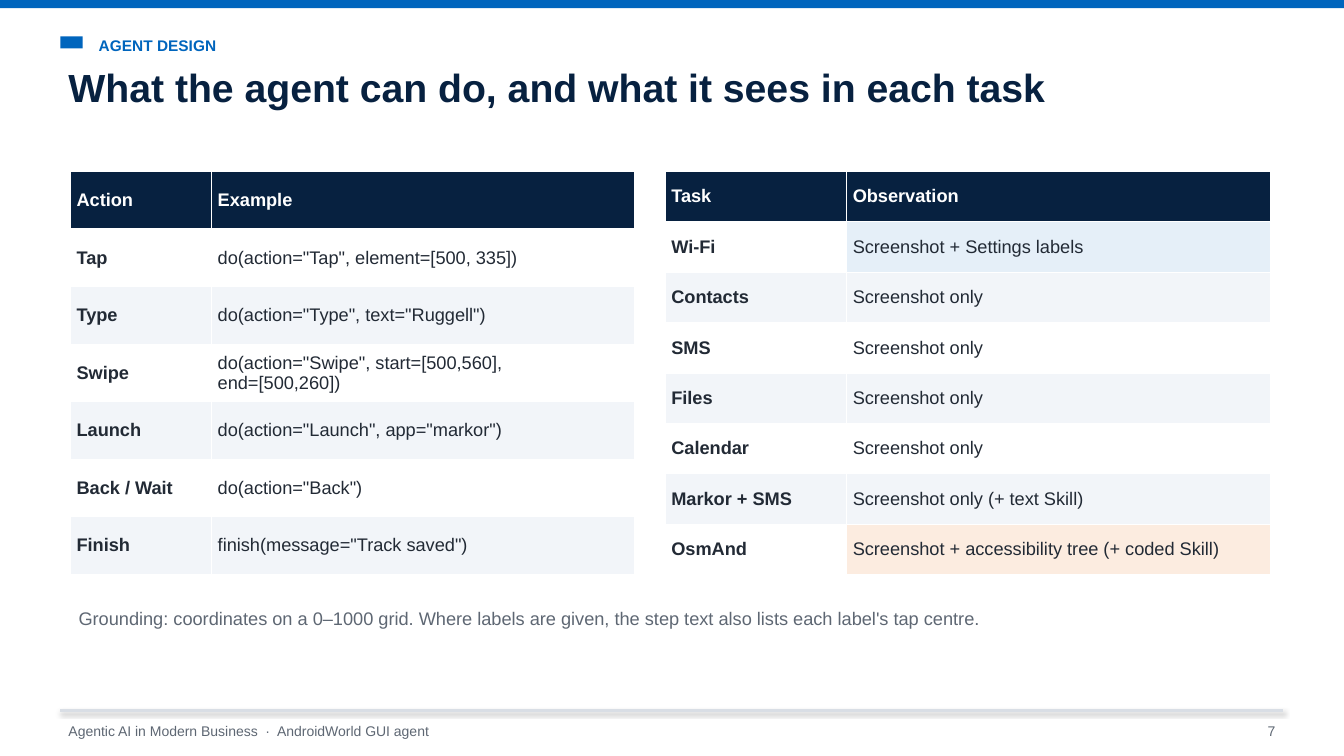
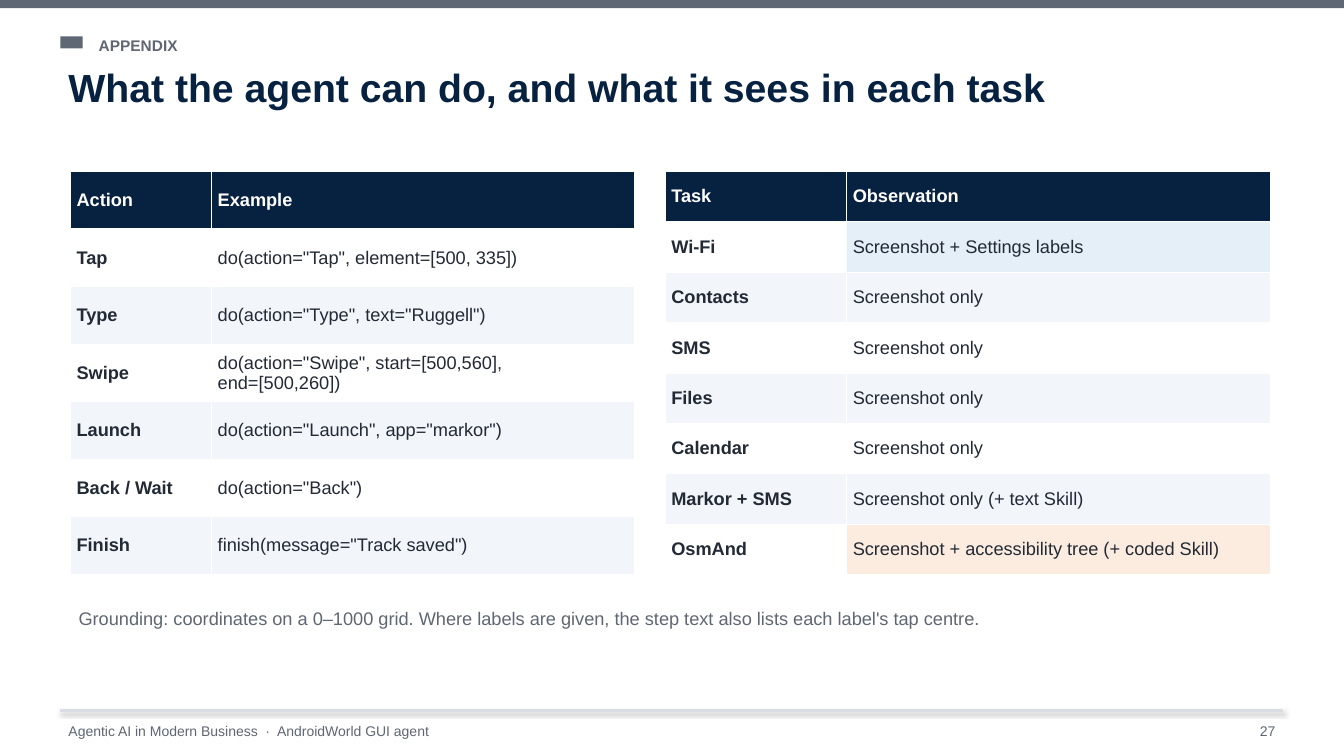
Before and after one commit to Chenschenschen/androidworld-gui-agent, a slide deck: slide 27 of presentation/AndroidWorld_GUI_Agent_Presentation.pptx (slide 7 before the commit). Drawn at 1344x756 pixels with LibreOffice and Linux fonts; fonts in the diff are those of the drawing. Boxes give left, top, right and bottom in pixels: in the first picture for what was removed or moved away, otherwise in the second. Text is boxed around its words. In the diff, an @@ line names an element or a change of style, - is before the commit and + after.

```diff
--- a/presentation/AndroidWorld_GUI_Agent_Presentation.pptx
+++ b/presentation/AndroidWorld_GUI_Agent_Presentation.pptx
@@ rectangle at [0, 0, 1344, 8]: fill #0065BD to #5E6773 @@
@@ rectangle at [60, 36, 83, 48]: fill #0065BD to #5E6773 @@
@@ text at [99, 40, 178, 51]: text changed; text colour #0065BD to #5E6773 @@
-AGENT DESIGN
+APPENDIX
@@ text at [1260, 726, 1276, 736]: text changed @@
-7
+27
```
Also in this commit, not shown: 5 other slides changed, 3 slides added, 11 other files.
